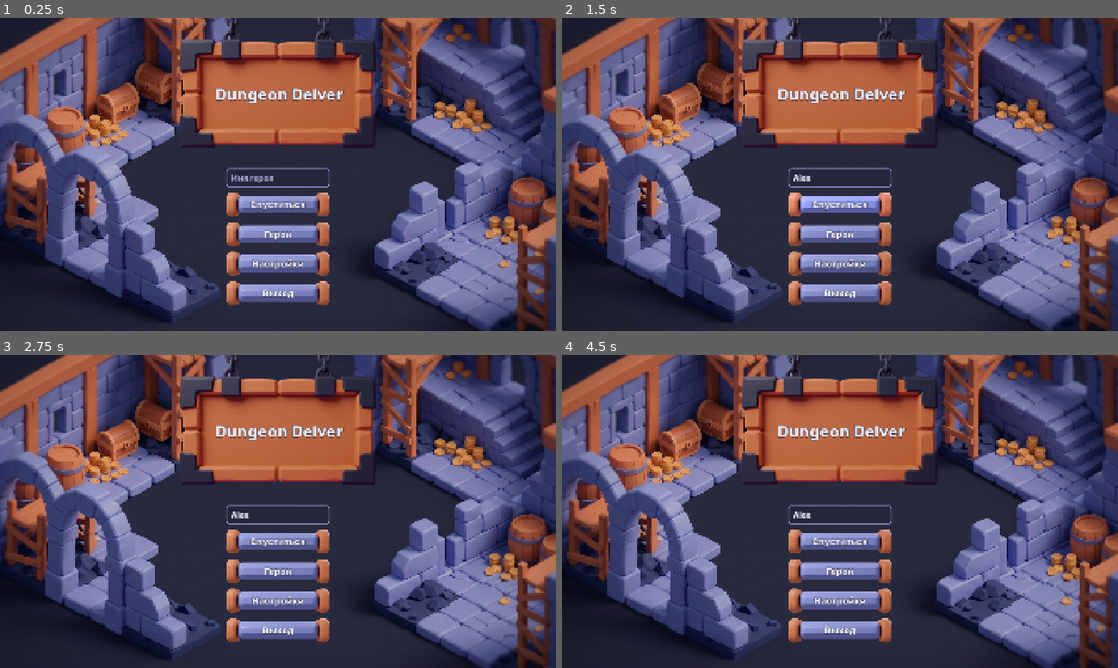
Above: before the commit, frames 1-4 (two rows, left to right).
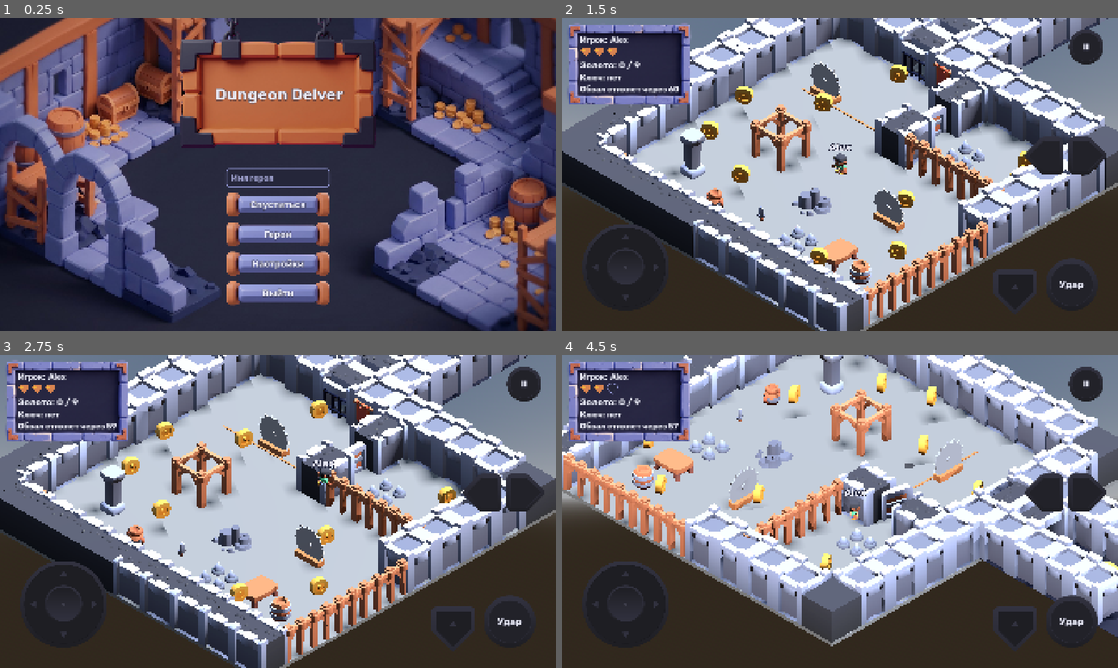
Above: after the commit, the same moments.

Repository: farikgg/godot_assignment
Game: Godot game, scene res://scenes/main_menu.tscn
Same seed, same stepped clock (60 frames per second), same inputs: the game is played once before the commit and once after it.
Inputs (mouse positions are in pixels of both pictures, inside the frame that each line leads up to):
- Up to frame 1 (0.25 s): no input
- Up to frame 2 (1.5 s): click (840, 177) at 0.52 s; type "Alex" at 0.6 s; click "Спуститься" at 1.25 s
- Up to frame 3 (2.75 s): move the mouse to (400, 495) at 2.02 s; hold D (move_right) from 2.03 s (still down); hold J (attack) from 2.03 s (still down); click (400, 495) at 2.17 s; tap Space (jump) at 2.27 s
- Up to frame 4 (4.5 s): release D (move_right) at 2.75 s; release J (attack) at 2.75 s; drag from (728, 527) to (812, 574) at 2.77 s; move the mouse to (895, 442) at 3.52 s; hold D (move_right) 3.53-4.25 s; hold E (camera_right) 3.53-4.25 s; drag from (812, 574) to (673, 464) at 4.27 s

The runs differ from the first frame. In frame 1, less than 0.1% of the frame differs, in the area x 49-53%, y 86-90%; in frame 2, 90%; in frame 3, 90%; in frame 4, 92%, in the area x 0-100%, y 0-100%.

Commit message:
Midterm 1: GameFlow script and menu / pause wiring (rest of 1d6beb9)
The previous commit only carried the map -> level_1 rename; this adds
scripts/game_flow.gd, the GameFlow autoload, the main-menu and pause-menu
wiring and the test paths described there.

Co-Authored-By: Claude Opus 5.5 <noreply@anthropic.com>

Diff:
--- a/project.godot
+++ b/project.godot
@@ -19,6 +19,7 @@
 
 Roster="*res://scripts/roster.gd"
 Profile="*uid://yslerpjvmluu"
+GameFlow="*res://scripts/game_flow.gd"
 
 [display]
 
--- a/scenes/main_menu.tscn
+++ b/scenes/main_menu.tscn
@@ -95,7 +95,7 @@
 [node name="ButtonQuit" type="Button" parent="MainPanel/Buttons" unique_id=540039282]
 custom_minimum_size = Vector2(360, 84)
 layout_mode = 2
-text = "Выход"
+text = "Выйти"
 
 [node name="SettingsPanel" type="PanelContainer" parent="." unique_id=1845780512]
 visible = false
--- /dev/null
+++ b/scripts/game_flow.gd
@@ -0,0 +1,56 @@
+extends Node
+## Autoload GameFlow: moves between the menu, the levels and the win screen (Unity SceneManager).
+
+const LEVELS: Array[String] = [
+	"res://scenes/levels/level_1.tscn",
+	"res://scenes/levels/level_2.tscn",
+	"res://scenes/levels/level_3_boss.tscn",
+]
+const MENU_SCENE: String = "res://scenes/main_menu.tscn"
+const WIN_SCENE: String = "res://scenes/win_screen.tscn"
+
+## Index into LEVELS of the level being played; -1 outside a run.
+var current_index: int = -1
+## Gold banked over the run: a level's coins count once it is completed.
+var total_coins: int = 0
+
+func start_game() -> Error:
+	current_index = 0
+	total_coins = 0
+	return _change_scene(LEVELS[current_index])
+
+## Banks `coins` from the finished level and loads the next one, or the win screen after the last.
+func next_level(coins: int = 0) -> Error:
+	total_coins += maxi(coins, 0)
+	if current_index + 1 >= LEVELS.size():
+		return go_to_win()
+	current_index = maxi(current_index + 1, 0)
+	return _change_scene(LEVELS[current_index])
+
+func restart_level() -> Error:
+	if current_index < 0 or current_index >= LEVELS.size():
+		push_error("GameFlow: no current level to restart (index %d)" % current_index)
+		return ERR_DOES_NOT_EXIST
+	return _change_scene(LEVELS[current_index])
+
+func go_to_win() -> Error:
+	current_index = -1
+	return _change_scene(WIN_SCENE)
+
+func go_to_menu() -> Error:
+	current_index = -1
+	return _change_scene(MENU_SCENE)
+
+## A level opened straight from the editor (F6) registers itself, so restart / next still work.
+func register_level(scene_path: String) -> void:
+	var index: int = LEVELS.find(scene_path)
+	if index != -1:
+		current_index = index
+
+func _change_scene(path: String) -> Error:
+	# a scene loaded while the tree is paused would start frozen
+	get_tree().paused = false
+	var error: Error = get_tree().change_scene_to_file(path)
+	if error != OK:
+		push_error("GameFlow: cannot load %s (%s)" % [path, error_string(error)])
+	return error
--- a/scripts/main_menu.gd
+++ b/scripts/main_menu.gd
@@ -3,7 +3,7 @@
 const START_TEXT: String = "Спуститься"
 const HEROES_TEXT: String = "Герои"
 const SETTINGS_TEXT: String = "Настройки"
-const QUIT_TEXT: String = "Выход"
+const QUIT_TEXT: String = "Выйти"
 const NAME_PLACEHOLDER: String = "Имя героя"
 
 @onready var settings_panel: Control = $SettingsPanel
@@ -22,7 +22,7 @@
 	character_select.connect("closed", _on_character_select_closed)
 
 func _on_button_start_pressed() -> void:
-	get_tree().change_scene_to_file("res://scenes/map.tscn")
+	GameFlow.start_game()
 
 func _on_button_quit_pressed() -> void:
 	get_tree().quit()
--- a/scripts/pause_menu.gd
+++ b/scripts/pause_menu.gd
@@ -1,6 +1,5 @@
 extends CanvasLayer
 
-const MAIN_MENU_SCENE: String = "res://scenes/main_menu.tscn"
 const TITLE_TEXT: String = "Привал"
 const RESUME_TEXT: String = "Продолжить путь"
 const RESTART_TEXT: String = "Начать заново"
@@ -34,11 +33,9 @@
 	if value:
 		_resume_button.grab_focus()
 
+# GameFlow unpauses before every scene change
 func _on_restart_pressed() -> void:
-	# a reloaded scene would start frozen otherwise
-	get_tree().paused = false
-	get_tree().reload_current_scene()
+	GameFlow.restart_level()
 
 func _on_menu_pressed() -> void:
-	get_tree().paused = false
-	get_tree().change_scene_to_file(MAIN_MENU_SCENE)
+	GameFlow.go_to_menu()
--- a/tools/test_a7.gd
+++ b/tools/test_a7.gd
@@ -5,7 +5,7 @@
 const SCRIPTS_DIR: String = "res://scripts"
 ## The single place allowed to name a raw mouse button (VirtualStick.is_primary_click).
 const RAW_INPUT_EXCEPTION: String = "res://scripts/ui/virtual_stick.gd"
-const MAP_SCENE: String = "res://scenes/map.tscn"
+const MAP_SCENE: String = "res://scenes/levels/level_1.tscn"
 const SWORD_SCENE: String = "res://scenes/weapons/sword.tscn"
 const WATCHDOG_SECONDS: float = 30.0
 
--- a/tools/test_anim.gd
+++ b/tools/test_anim.gd
@@ -1,8 +1,8 @@
 extends SceneTree
-## Animation smoke test for map.tscn.
+## Animation smoke test for the levels.
 ## Run: godot --headless --path . -s tools/test_anim.gd   (exit code 0 = all PASS, 1 = any FAIL)
 
-const MAP_SCENE: String = "res://scenes/map.tscn"
+const MAP_SCENE: String = "res://scenes/levels/level_1.tscn"
 const LOOP_CLIPS: Array[StringName] = [&"spin_bob", &"spin", &"patrol", &"pulse"]
 # locked gate open height: iron fence 0.879 m x2 + 0.3 clearance
 const GATE_OPEN_Y: float = 2.058
